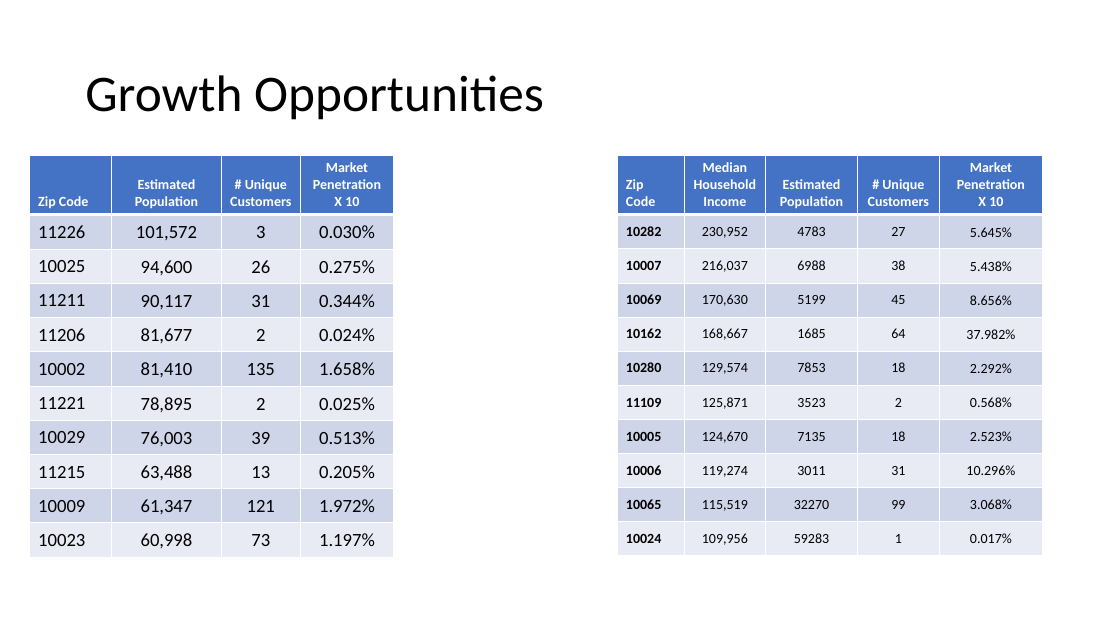
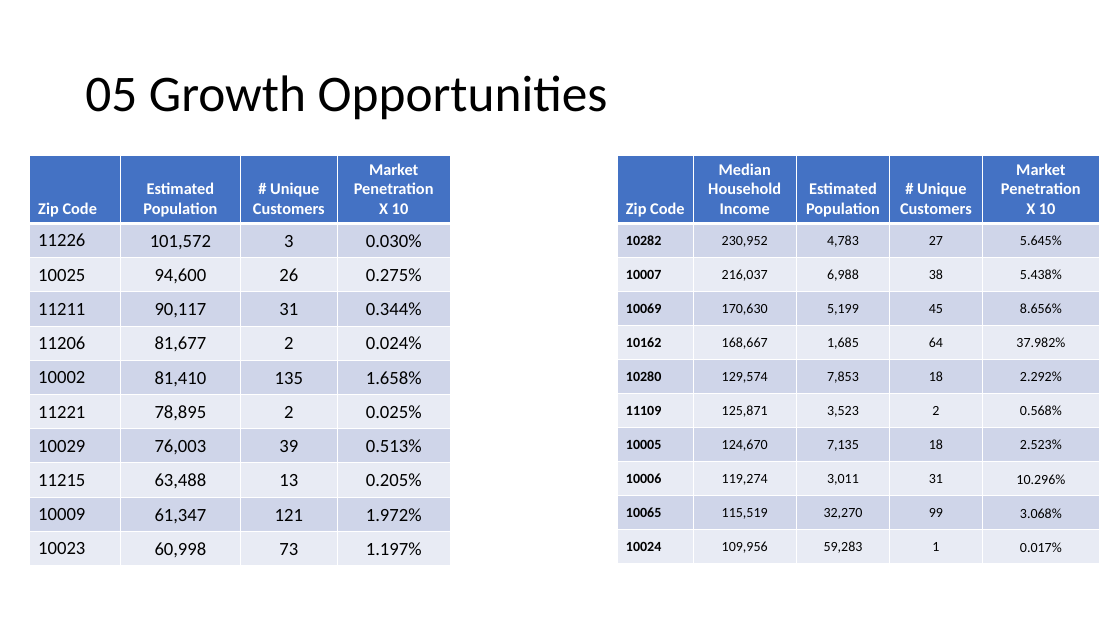
Before and after one commit to sstarkjr/PM_MarketAnalysis, a slide deck: slide 18 of Stephen_Stark_Analysis.pptx (slide 17 before the commit). Drawn at 1120x630 pixels with LibreOffice and Linux fonts; fonts in the diff are those of the drawing. Boxes give left, top, right and bottom in pixels: in the first picture for what was removed or moved away, otherwise in the second. Text is boxed around its words. In the diff, an @@ line names an element or a change of style, - is before the commit and + after.

```diff
--- a/Stephen_Stark_Analysis.pptx
+++ b/Stephen_Stark_Analysis.pptx
@@ title at [85, 75, 608, 120]: text changed @@
-Growth Opportunities
+05 Growth Opportunities
@@ table at [30, 155, 450, 565] @@
@@ size 12 to 14 pt in "Zip Code", "Estimated", "Population", "# Unique Customers" and 2 more places @@
@@ table: place and size @@
-table at [30, 155, 395, 557]
+table at [30, 155, 450, 565]
@@ table at [618, 155, 1100, 564] @@
-row 2, column 3: 4783
+row 2, column 3: 4,783
-row 3, column 3: 6988
+row 3, column 3: 6,988
-row 4, column 3: 5199
+row 4, column 3: 5,199
-row 5, column 3: 1685
+row 5, column 3: 1,685
-row 6, column 3: 7853
+row 6, column 3: 7,853
-row 7, column 3: 3523
+row 7, column 3: 3,523
-row 8, column 3: 7135
+row 8, column 3: 7,135
-row 9, column 3: 3011
+row 9, column 3: 3,011
-row 10, column 3: 32270
+row 10, column 3: 32,270
-row 11, column 3: 59283
+row 11, column 3: 59,283
@@ size 12 to 14 pt in "Zip Code", "Median Household", "Income", "Estimated Population" and 3 more places @@
@@ table: place and size @@
-table at [618, 155, 1044, 555]
+table at [618, 155, 1100, 564]
```
Also in this commit, not shown: 12 other slides changed, 3 slides added, 3 slides removed, 8 other files.
